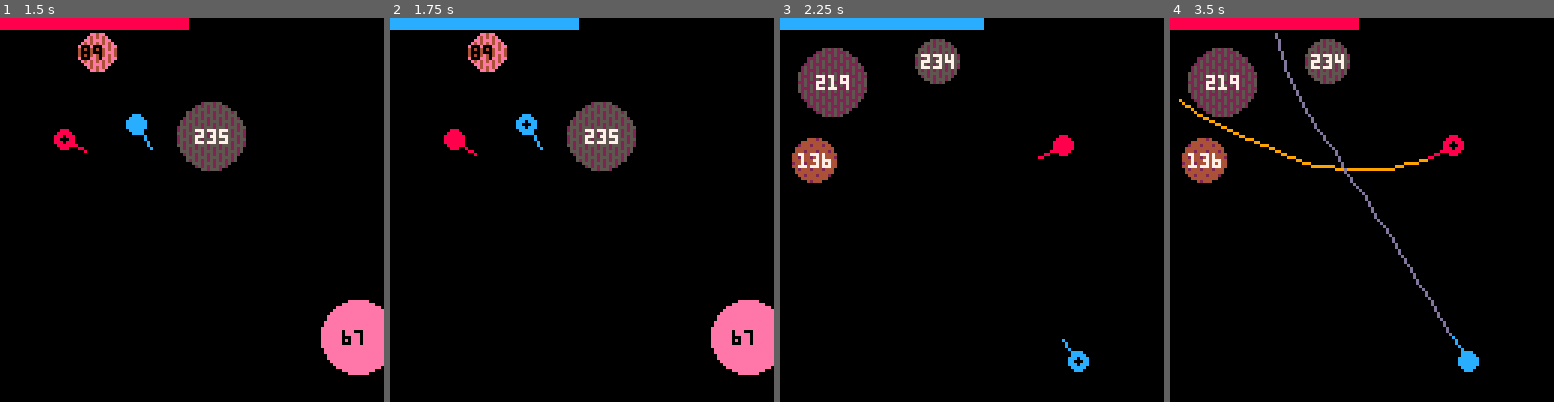
Above: before the commit, frames 1-4 (left to right).
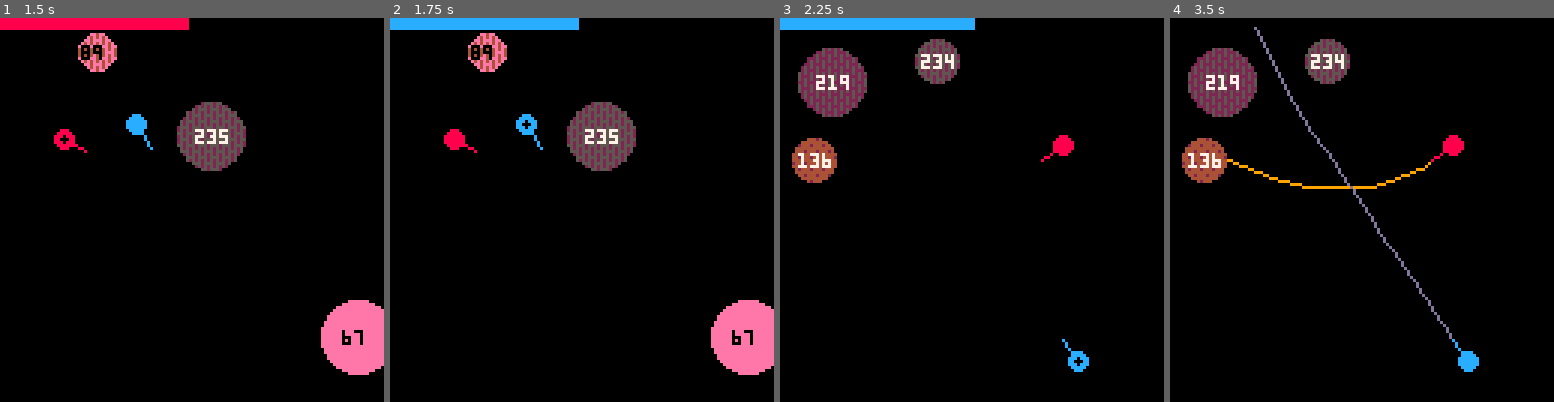
Above: after the commit, the same moments.

Repository: alxgnon/pico-8
Game: PICO-8 cartridge gravitywar.p8
Same seed, same stepped clock (60 frames per second), same inputs: the game is played once before the commit and once after it.
Inputs:
- Up to frame 1 (1.5 s): tap X (X key) at 0.33, 1.07 s; tap O (Z key) at 0.7 s
- Up to frame 2 (1.75 s): hold Right from 1.6 s (still down); tap O (Z key) at 1.7 s
- Up to frame 3 (2.25 s): tap X (X key) at 1.85 s; release Right at 2.1 s; tap O (Z key) at 2.1 s; hold Up from 2.15 s (still down)
- Up to frame 4 (3.5 s): release Up at 2.42 s; hold Right 2.47-3.03 s; tap O (Z key) at 2.5, 2.9, 3.3 s; tap X (X key) at 2.97 s; hold Left from 3.08 s (still down)

Frame 1 is identical in both runs. In frame 2, less than 0.1% of the frame differs, in the area x 19-23%, y 32-36%; in frame 3, 0.1%; in frame 4, 3.7%, in the area x 0-77%, y 0-87%.

Commit message:
gravity: smooth aim controls

Diff:
--- a/gravitywar.p8
+++ b/gravitywar.p8
@@ -204,19 +204,30 @@
 	}
 end
 
+_btnpp = {}
+function btnpp(n)
+	if btn(n) then
+		local t = (_btnpp[n] or 0) + 1
+		_btnpp[n] = t
+		return btnp(n) or t > 40
+	else
+		_btnpp[n] = 0
+	end
+end
+
 function move_player(a)
 	if (not a) return
 
 	a.old = a.d
-	if (btn"0") a.d+=aim_sens
-	if (btn"1") a.d-=aim_sens
+	if (btnpp"0") a.d+=aim_sens
+	if (btnpp"1") a.d-=aim_sens
 	if a.old != a.d then
 		sfx(2)
 	end
 
 	local pwr = a.power
-	if (btn"2") pwr += power_sens
-	if (btn"3") pwr -= power_sens
+	if (btnpp"2") pwr += power_sens
+	if (btnpp"3") pwr -= power_sens
 	pwr = mid(pwr,min_power,max_power)
 	if pwr != a.power then
 		sfx(1, 3, pwr * 2, 1)
